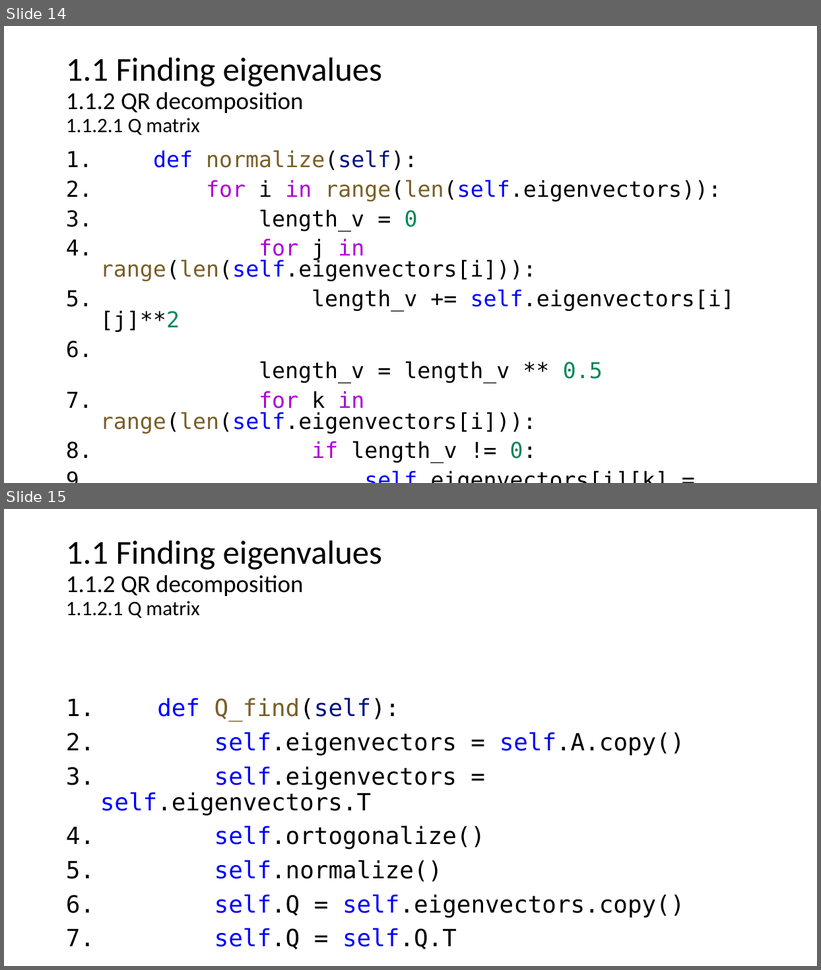
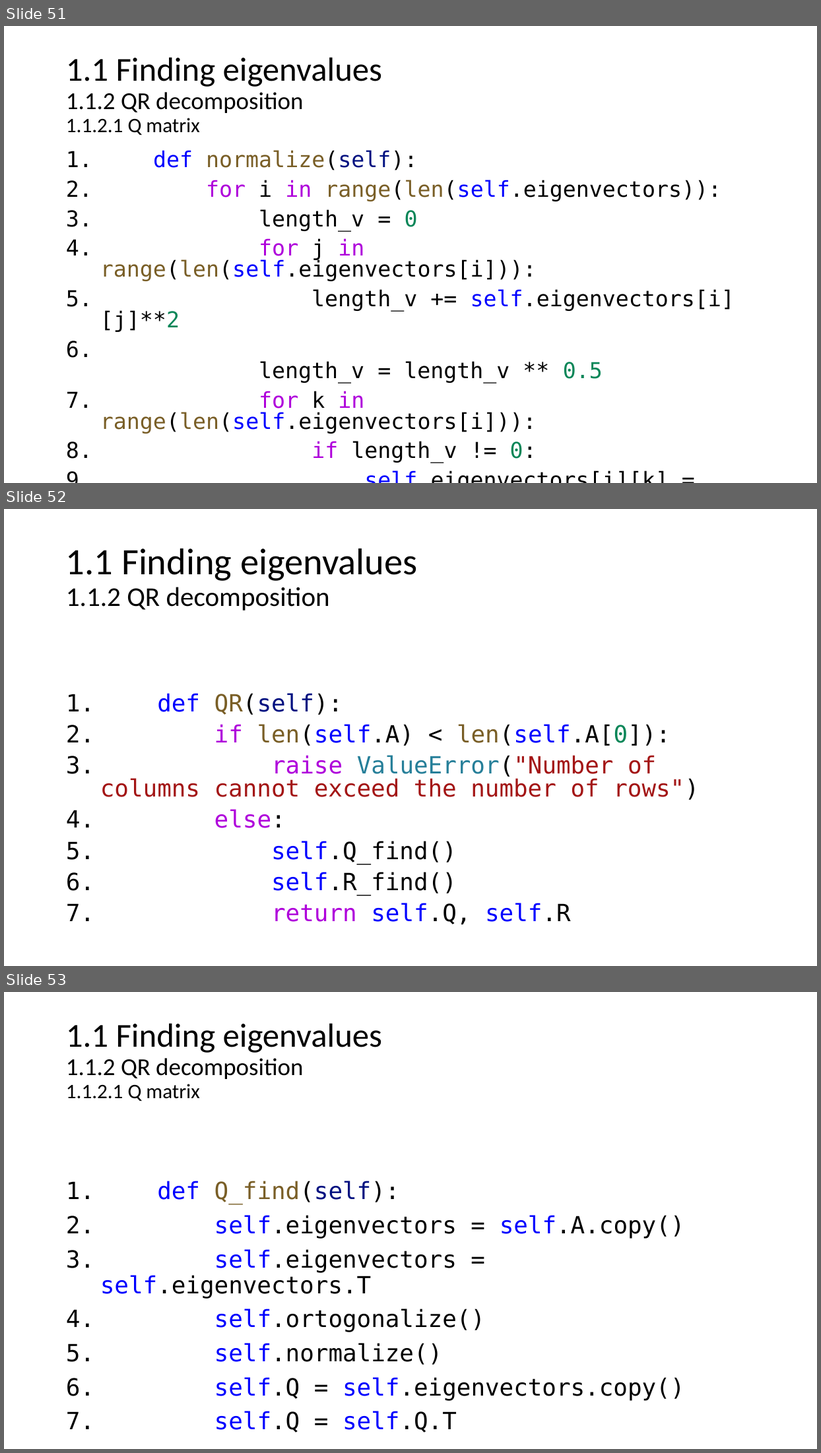
Before and after one commit to netalydana28/Python2, a slide deck: project3/algebra.pptx. Shown one above the other, each under a label of ours: slides 14 and 15 before the commit, slides 51, 52 and 53 after it. The pictures are 821x970 and 821x1453 pixels, drawn with LibreOffice and Linux fonts; fonts in the diff are those of the drawing. Boxes give left, top, right and bottom in pixels: in the first picture for what was removed or moved away, otherwise in the second. Text is boxed around its words. In the diff, an @@ line names an element or a change of style, - is before the commit and + after.

```diff
--- a/project3/algebra.pptx
+++ b/project3/algebra.pptx
@@ slide 52 added at (4,509,817,966), background #FFFFFF @@
@@ title added at (66,548,417,611), 44 pt, text #000000 @@
+1.1 Finding eigenvalues
+1.1.2 QR decomposition
@@ text added at (100,693,699,925), 28 pt, text #A31515 @@
+1. def QR(self):
+2. if len(self.A) < len(self.A[0]):
+3. raise ValueError("Number of columns cannot exceed the number of rows")
+4. else:
+5. self.Q_find()
+6. self.R_find()
+7. return self.Q, self.R
@@ what was slide 14 is now slide 51 @@
@@ what was slide 15 is now slide 53 @@
```
Also in this commit, not shown: 10 slides changed, 45 other slides added, 6 slides removed, 4 other files.
